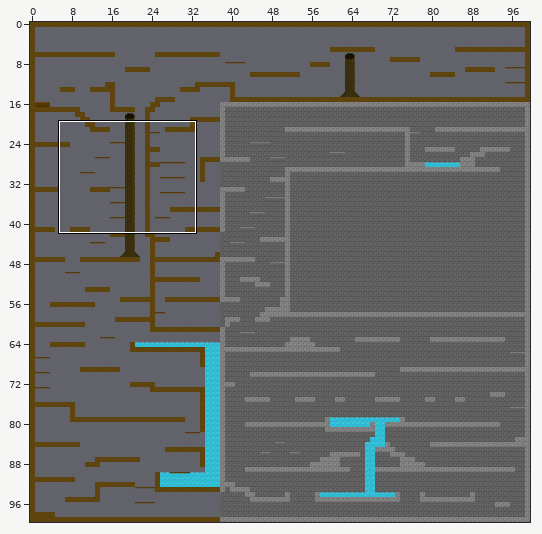
An edit to a level. Tiled map (JSON), assets/tiled/maps/finallevel.json. Above: a wide view before the commit, with the close-up outlined.
Close-up. Old version:
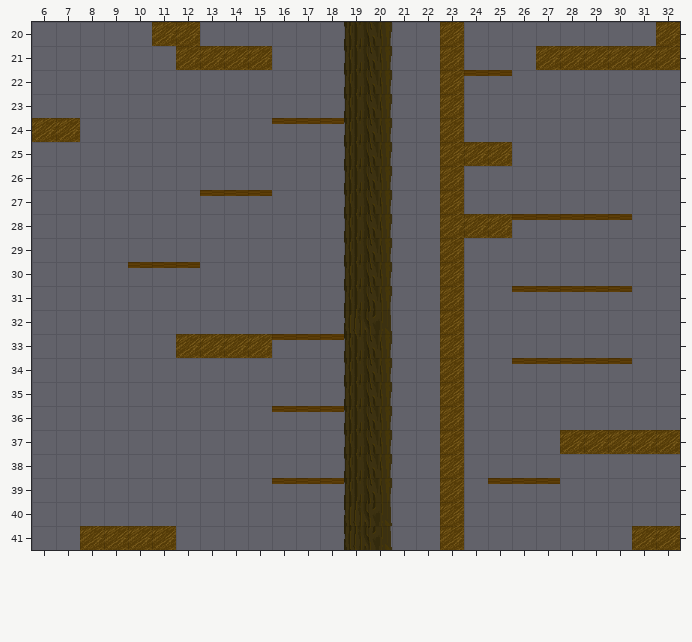
Cells are 32x32 px. Shown: x 6..32, y 20..41. The commit also changed other parts of the map, which this record leaves out.
And afterwards:
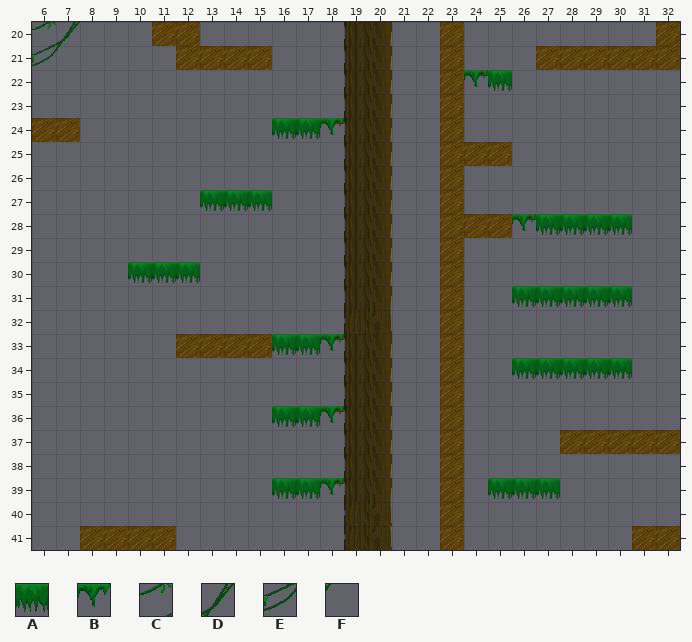
Key: from "oneblock": A 18, B 20; from "vinehang": C 33, D 34, E 42, F 43.
_ is an empty cell.
Changes in this commit:
Layer "foreground decoration":
The edit adds tile A in row 22 at x 25; in row 24 at x 16 to 17; in row 27 at x 13 to 15; in row 28 at x 27 to 30; in row 30 at x 10 to 12; in row 31 at x 26 to 30.
The edit adds tile A in row 33 at x 16 to 17; in row 34 at x 26 to 30; in row 36 at x 16 to 17; in row 39 at x 16 to 17 and 25 to 27.
The edit adds tile B in row 22 at x 24; in row 24 at x 18; in row 28 at x 26; in row 33 at x 18; in row 36 at x 18; in row 39 at x 18.
The edit adds tile C in row 20 at x 6.
The edit adds tile D in row 20 at x 7.
The edit adds tile E in row 21 at x 6.
The edit adds tile F in row 21 at x 7.
